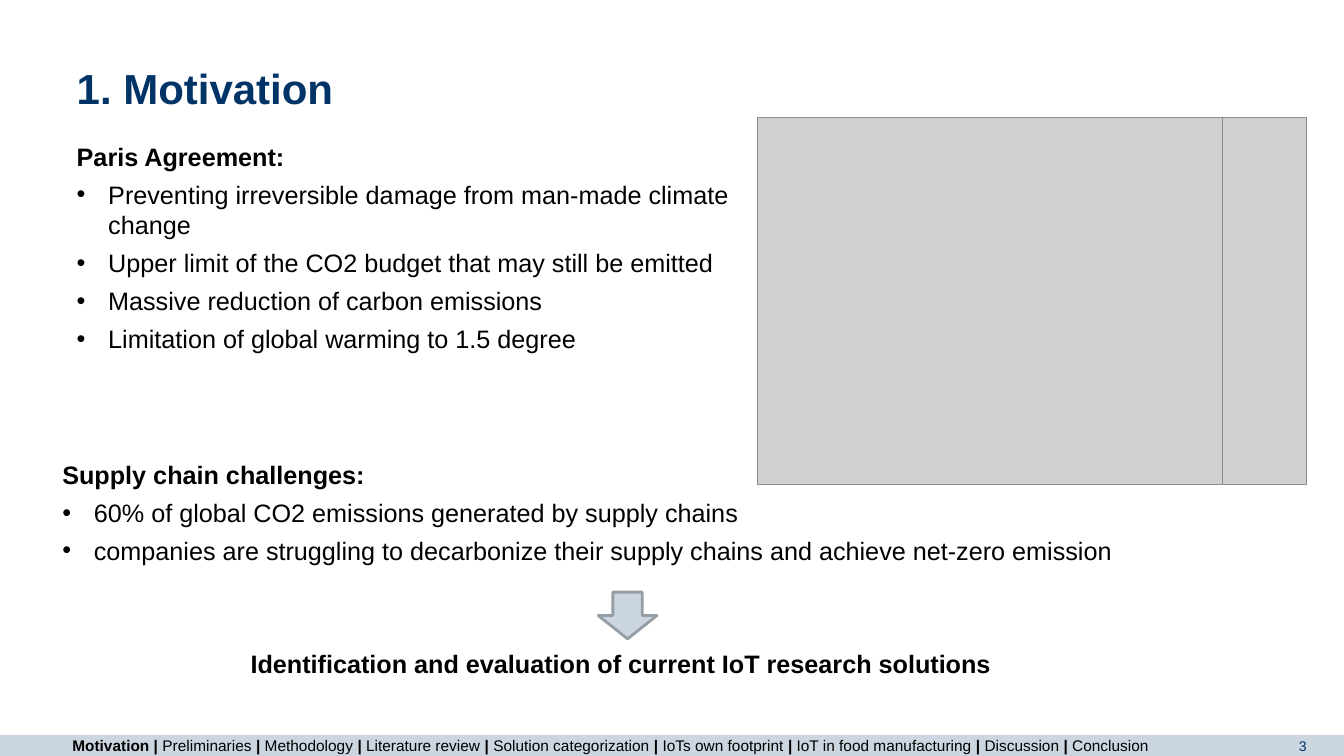
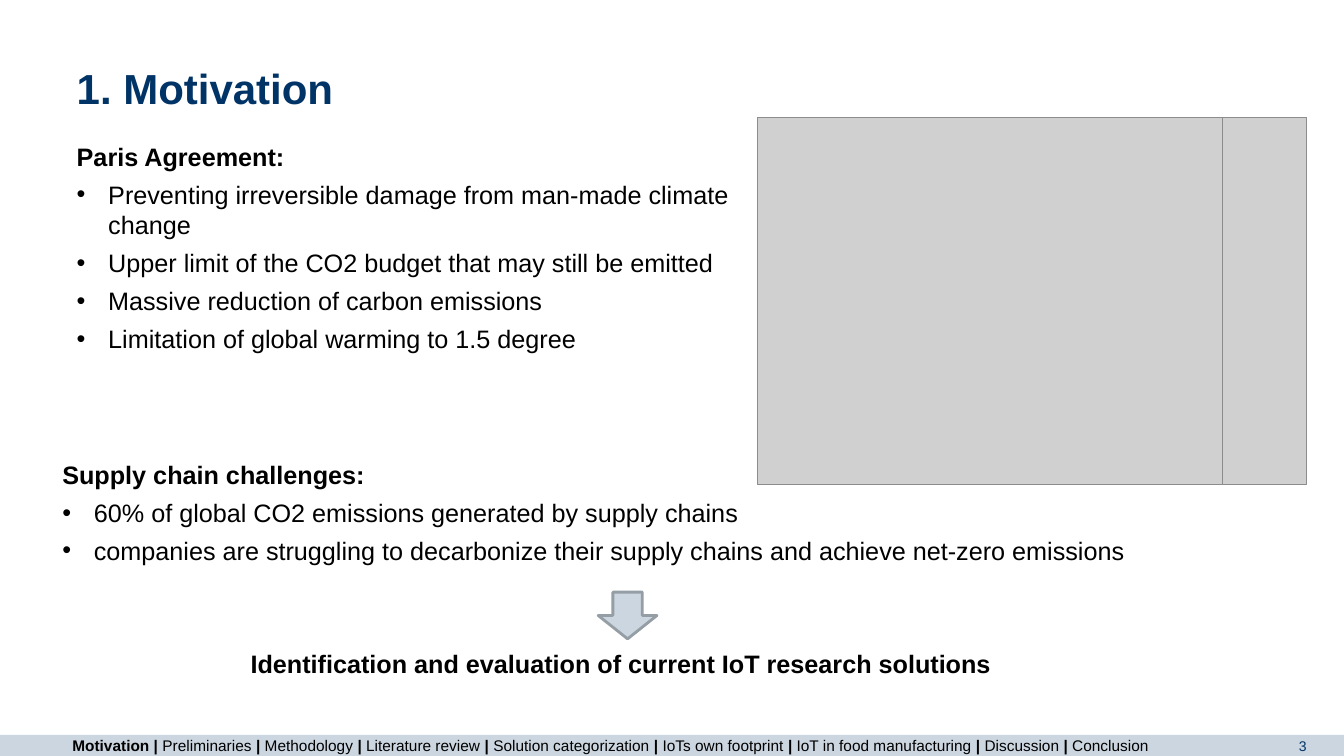
Before and after one commit to majuritz/internet-of-things-seminar, a slide deck: slide 3 of IoT final presentation.pptx. Drawn at 1344x756 pixels with LibreOffice and Linux fonts; fonts in the diff are those of the drawing; grey boxes stand for pictures; background and template pictures are left out. Boxes give left, top, right and bottom in pixels: in the first picture for what was removed or moved away, otherwise in the second. Text is boxed around its words. In the diff, an @@ line names an element or a change of style, - is before the commit and + after.

```diff
--- a/IoT final presentation.pptx
+++ b/IoT final presentation.pptx
@@ text at (94, 541, 1124, 565): text changed @@
-• companies are struggling to decarbonize their supply chains and achieve net-zero emission
+• companies are struggling to decarbonize their supply chains and achieve net-zero emissions
```
Also in this commit, not shown: 2 other slides changed.
